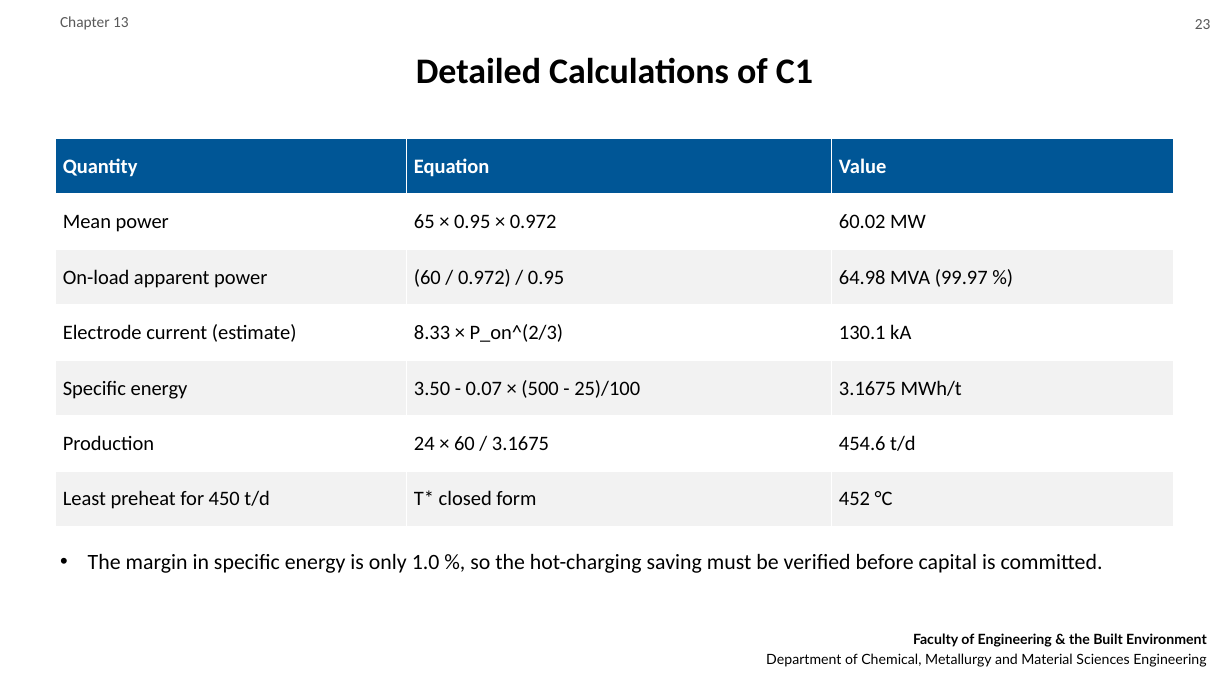
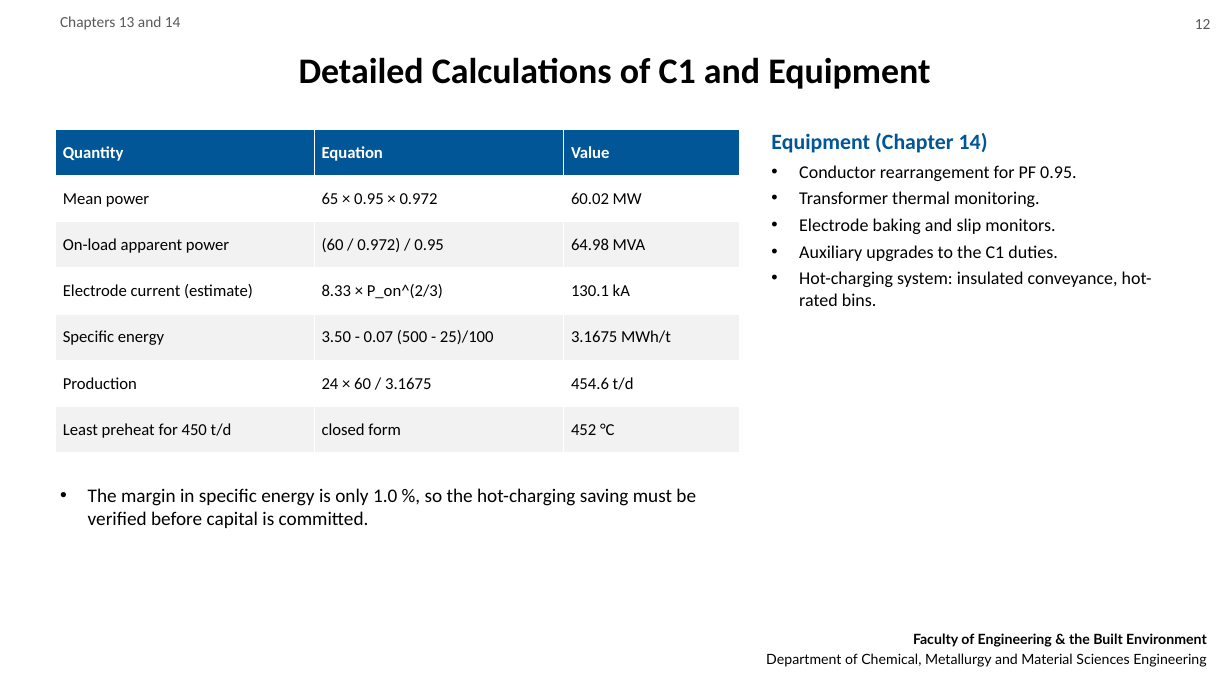
Before and after one commit to motsemmetebogo6-blip/START-UP, a slide deck: slide 12 of deliverables/MPG118S_Final_Presentation.pptx (slide 23 before the commit). Drawn at 1232x693 pixels with LibreOffice and Linux fonts; fonts in the diff are those of the drawing; background and template pictures are left out. Boxes give left, top, right and bottom in pixels: in the first picture for what was removed or moved away, otherwise in the second. Text is boxed around its words. In the diff, an @@ line names an element or a change of style, - is before the commit and + after.

```diff
--- a/deliverables/MPG118S_Final_Presentation.pptx
+++ b/deliverables/MPG118S_Final_Presentation.pptx
@@ text at [60, 16, 181, 30]: text changed @@
-Chapter 13
+Chapters 13 and 14
@@ text at [1195, 19, 1211, 29]: text changed @@
-23
+12
@@ title at [299, 57, 930, 89]: text changed @@
-Detailed Calculations of C1
+Detailed Calculations of C1 and Equipment
@@ table at [55, 129, 739, 453] @@
-row 3, column 3: 64.98 MVA (99.97 %)
+row 3, column 3: 64.98 MVA
-row 5, column 2: 3.50 - 0.07 × (500 - 25)/100
+row 5, column 2: 3.50 - 0.07 (500 - 25)/100
-row 7, column 2: T* closed form
+row 7, column 2: closed form
@@ size 16 to 13 pt in "Quantity", "Equation", "Value", "Mean power" and 14 more places @@
@@ table: place and size @@
-table at [55, 139, 1174, 527]
+table at [55, 129, 739, 453]
@@ text added at [771, 133, 1152, 306], 14 pt, text #000000 @@
+Equipment (Chapter 14)
+• Conductor rearrangement for PF 0.95.
+• Transformer thermal monitoring.
+• Electrode baking and slip monitors.
+• Auxiliary upgrades to the C1 duties.
+• Hot-charging system: insulated conveyance, hot-rated bins.
@@ text "The margin in specific energy ...": place and size @@
-text "The margin in specific energy ..." at [88, 554, 1103, 573]
+text "The margin in specific energy ..." at [88, 488, 696, 528]
@@ text "The margin in specific energy ..." at [88, 488, 696, 528]: size 17 to 15 pt @@
```
Also in this commit, not shown: 16 other slides changed, 4 slides added, 30 slides removed, 3 other files.
